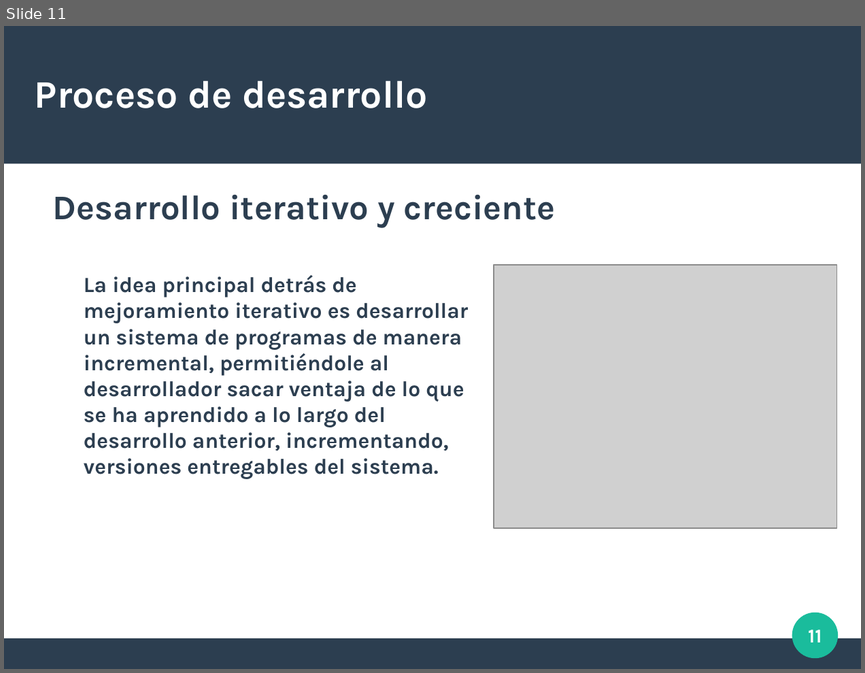
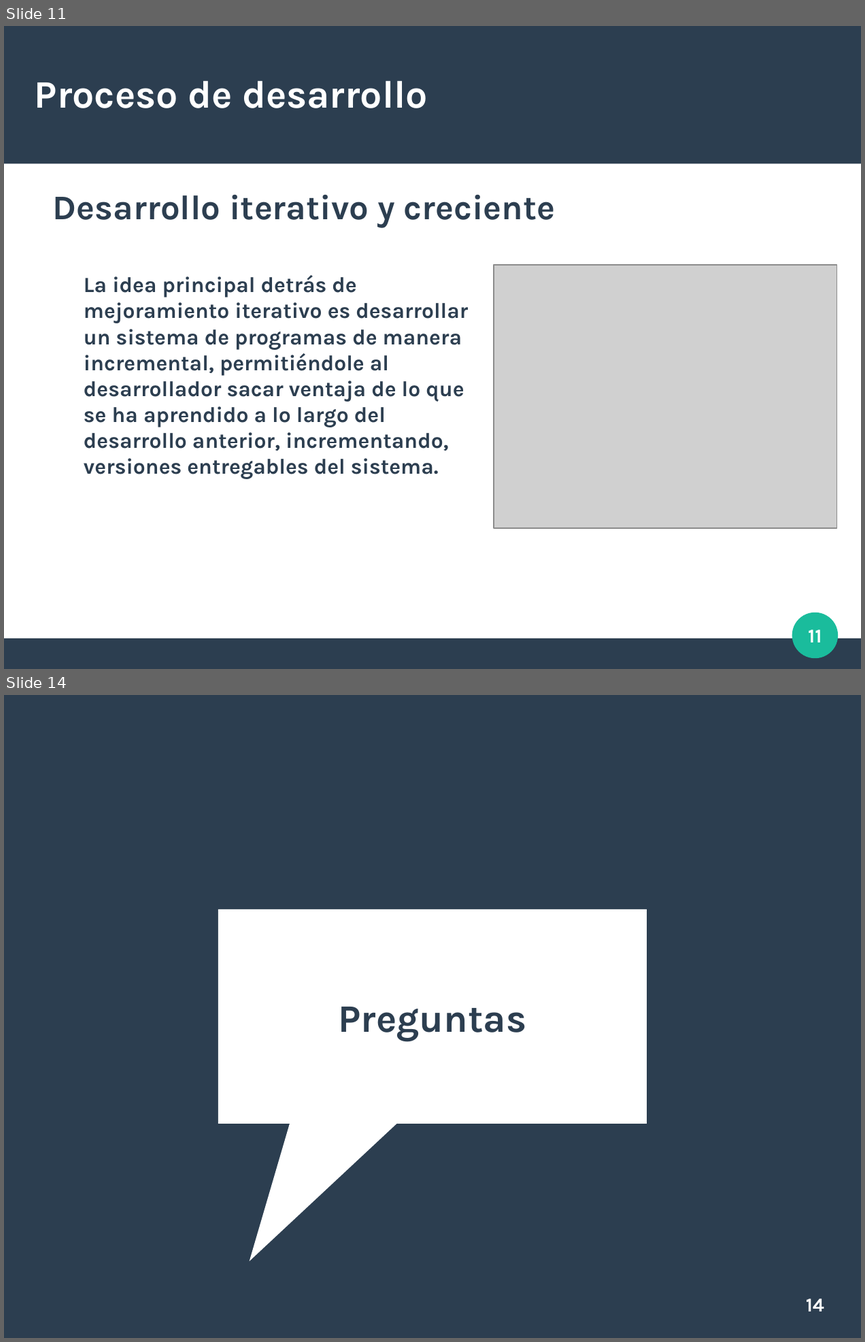
Before and after one commit to sharco-code/Red-Libros, a slide deck: Documentacion/presentacion.odp. Shown one above the other, each under a label of ours: slide 11 before the commit, slides 11 and 14 after it; the slides between them are not shown. The pictures are 865x673 and 865x1342 pixels, drawn with LibreOffice and Linux fonts; fonts in the diff are those of the drawing; grey boxes stand for pictures. Boxes give left, top, right and bottom in pixels: in the first picture for what was removed or moved away, otherwise in the second. Text is boxed around its words. In the diff, an @@ line names an element or a change of style, - is before the commit and + after.

```diff
--- a/Documentacion/presentacion.odp
+++ b/Documentacion/presentacion.odp
@@ slide 14 added at [4,695,861,1338], background #2C3E50 @@
@@ speech box added at [219,910,647,1124], fill #FFFFFF @@
@@ title added at [339,1006,527,1040], 36 pt, text #2C3E50, bold @@
+Preguntas
@@ page number added at [806,1298,824,1311], 18 pt, text #FFFFFF, bold @@
+14
```
Also in this commit, not shown: 2 other slides added, 2 slides removed, 2 other files.
